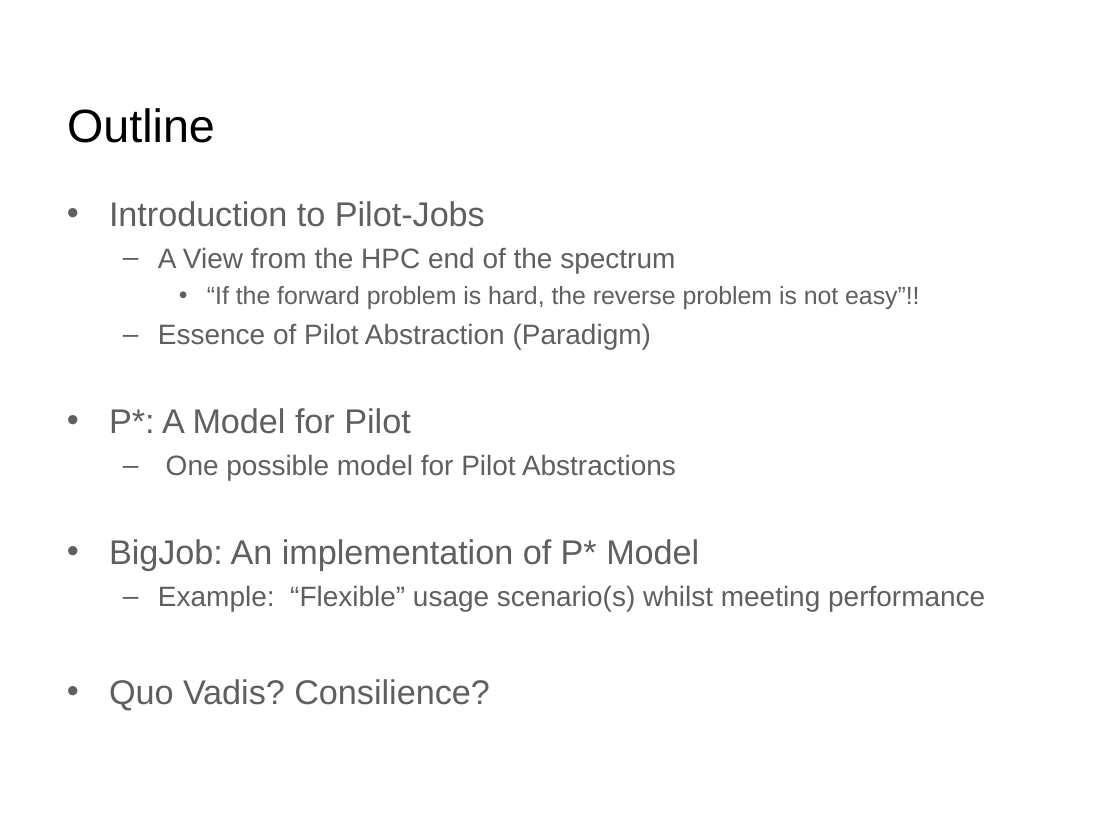
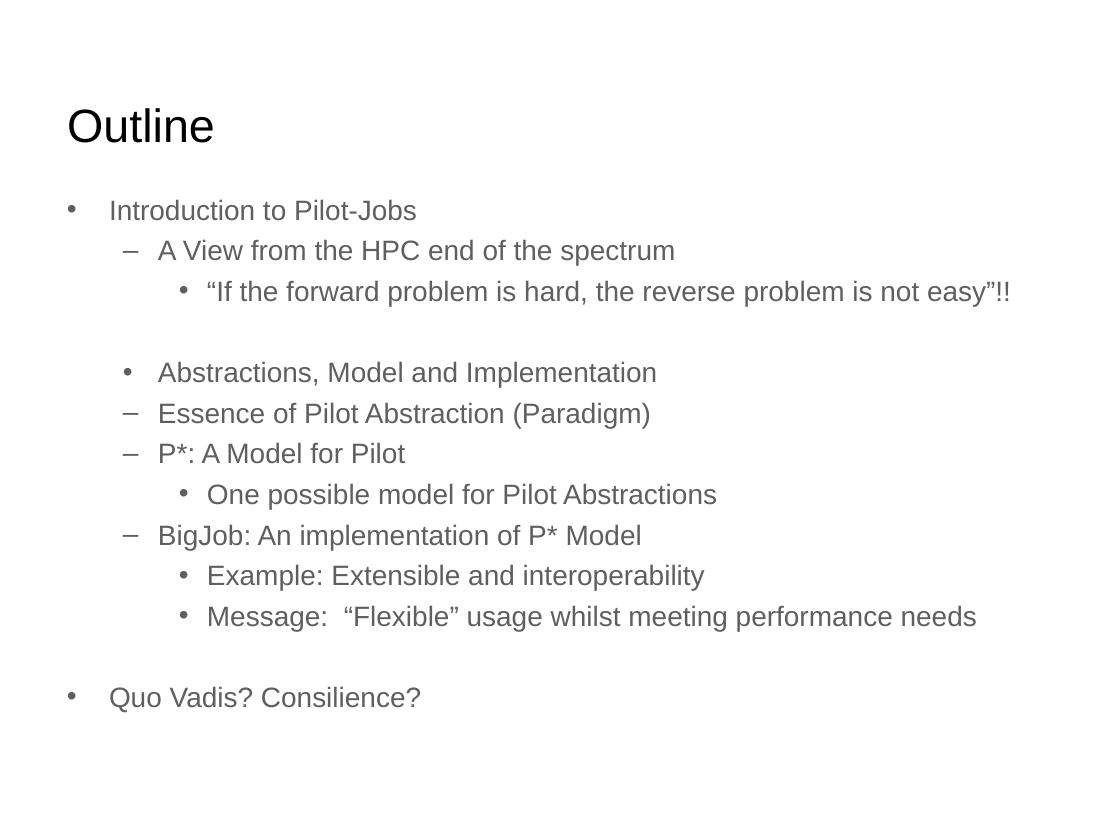
Before and after one commit to saga-project/presentations, a slide deck: slide 2 of bnl-pstar.ppt. Drawn at 1120x840 pixels with LibreOffice and Linux fonts; fonts in the diff are those of the drawing; background and template pictures are left out. Boxes give left, top, right and bottom in pixels: in the first picture for what was removed or moved away, otherwise in the second. Text is boxed around its words. In the diff, an @@ line names an element or a change of style, - is before the commit and + after.

```diff
--- a/bnl-pstar.ppt
+++ b/bnl-pstar.ppt
@@ text at [109,199,1011,712]: size 22 to 18 pt in "Introduction to Pilot-Jobs", "P*: A Model for Pilot", "BigJob: An implementation of P* Model", "Quo Vadis? Consilience?"; size 16 to 18 pt in "“If the forward problem is hard, the ..."; less space between paragraphs; bullet • to –; list level 1 to 2 in "P*: A Model for Pilot"; bullet – to •; list level 2 to 3 in "One possible model for Pilot ..."; list level 1 to 2 in "BigJob: An implementation of P* ..." @@
@@ text at [158,361,657,387]: paragraph added @@
+  • Abstractions, Model and Implementation
@@ text at [207,564,977,631]: text changed @@
-  – Example: “Flexible” usage scenario(s) whilst meeting performance
+    • Example: Extensible and interoperability
+    • Message: “Flexible” usage whilst meeting performance needs
```
Also in this commit, not shown: 14 other slides changed.
